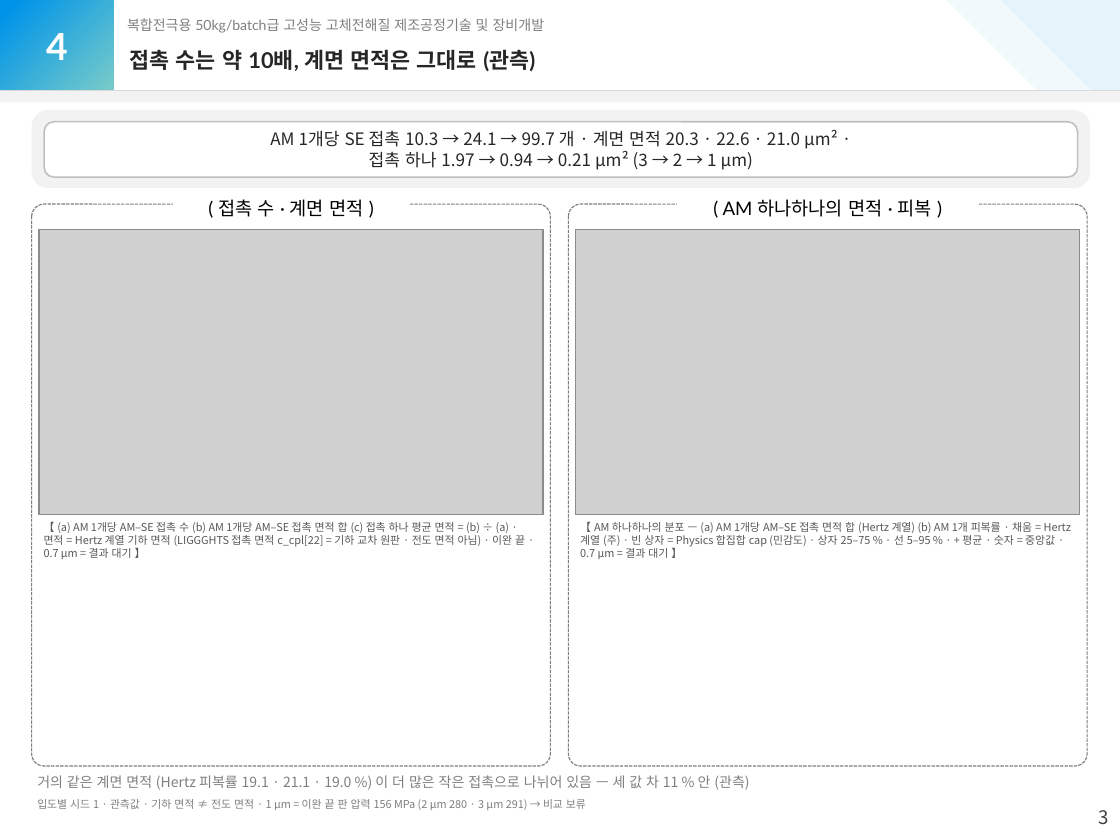
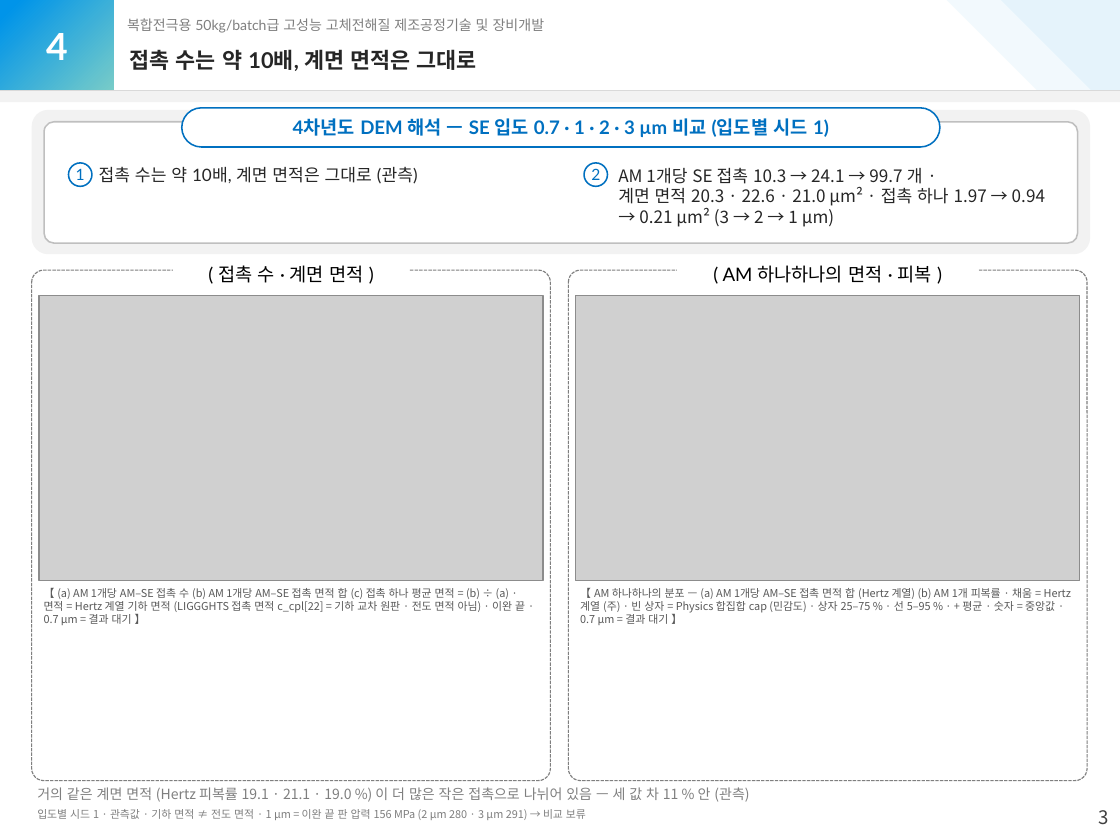
Before and after one commit to yonghoon7153-source/Yonghoon-DEM-DFT, a slide deck: slide 4 of docs/50kg/report_y4/draft3/kg50_report_y4_draft3.pptx. Drawn at 1120x840 pixels with LibreOffice and Linux fonts; fonts in the diff are those of the drawing; grey boxes stand for pictures. Boxes give left, top, right and bottom in pixels: in the first picture for what was removed or moved away, otherwise in the second. Text is boxed around its words. In the diff, an @@ line names an element or a change of style, - is before the commit and + after.

```diff
--- a/docs/50kg/report_y4/draft3/kg50_report_y4_draft3.pptx
+++ b/docs/50kg/report_y4/draft3/kg50_report_y4_draft3.pptx
@@ text at (x1=130, y1=49, x2=477, y2=71): text changed @@
-접촉 수는 약 10배, 계면 면적은 그대로 (관측)
+접촉 수는 약 10배, 계면 면적은 그대로
@@ rounded rectangle resized from (x1=31, y1=110, x2=1090, y2=188) to (x1=31, y1=110, x2=1090, y2=254) @@
@@ rounded rectangle at (x1=31, y1=110, x2=1090, y2=254): proportions changed @@
@@ rounded rectangle added at (x1=181, y1=108, x2=940, y2=147), fill #FFFFFF, outline #0070C0 1 pt, 12 pt, text #0070C0, bold @@
+4차년도 DEM 해석 — SE 입도 0.7 · 1 · 2 · 3 µm 비교 (입도별 시드 1)
@@ rounded rectangle at (x1=44, y1=122, x2=1077, y2=243): proportions changed @@
@@ rounded rectangle resized from (x1=44, y1=122, x2=1077, y2=177) to (x1=44, y1=122, x2=1077, y2=243) @@
@@ ellipse added at (x1=68, y1=162, x2=92, y2=186), fill #FFFFFF, outline #0070C0 1 pt, 10 pt, text #0070C0 @@
+1
@@ text added at (x1=99, y1=167, x2=418, y2=184), 11 pt, text #262626 @@
+접촉 수는 약 10배, 계면 면적은 그대로 (관측)
@@ ellipse added at (x1=585, y1=162, x2=608, y2=186), fill #FFFFFF, outline #0070C0 1 pt, 10 pt, text #0070C0 @@
+2
@@ text "AM 1개당 SE 접촉 10.3 ..." moved from (x1=270, y1=130, x2=838, y2=170) to (x1=618, y1=168, x2=1045, y2=227) @@
@@ text "AM 1개당 SE 접촉 10.3 ..." at (x1=618, y1=168, x2=1045, y2=227): alignment centre to left; vertical alignment middle to top @@
@@ 2 pictures, 2 texts, 2 rectangles moved together from (x1=39, y1=190, x2=1080, y2=559) to (x1=39, y1=256, x2=1080, y2=625) @@
@@ rounded rectangle resized from (x1=569, y1=204, x2=1088, y2=766) to (x1=31, y1=270, x2=550, y2=781) @@
@@ rounded rectangle resized from (x1=31, y1=204, x2=550, y2=766) to (x1=569, y1=270, x2=1088, y2=781) @@
@@ text "거의 같은 계면 면적 (Hertz ..." moved from (x1=37, y1=775, x2=749, y2=790) to (x1=37, y1=787, x2=749, y2=802) @@
@@ text "입도별 시드 1 · 관측값 ..." moved from (x1=37, y1=799, x2=586, y2=810) to (x1=37, y1=809, x2=586, y2=820) @@
```
Also in this commit, not shown: 8 other slides changed, 13 other files.
